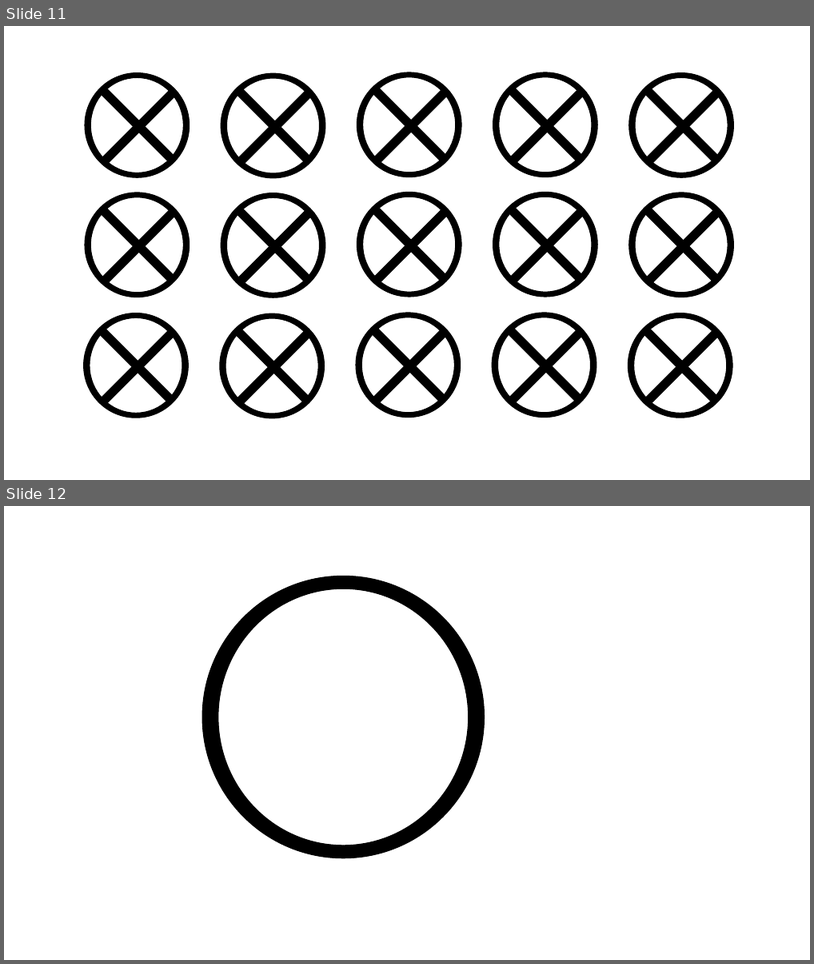
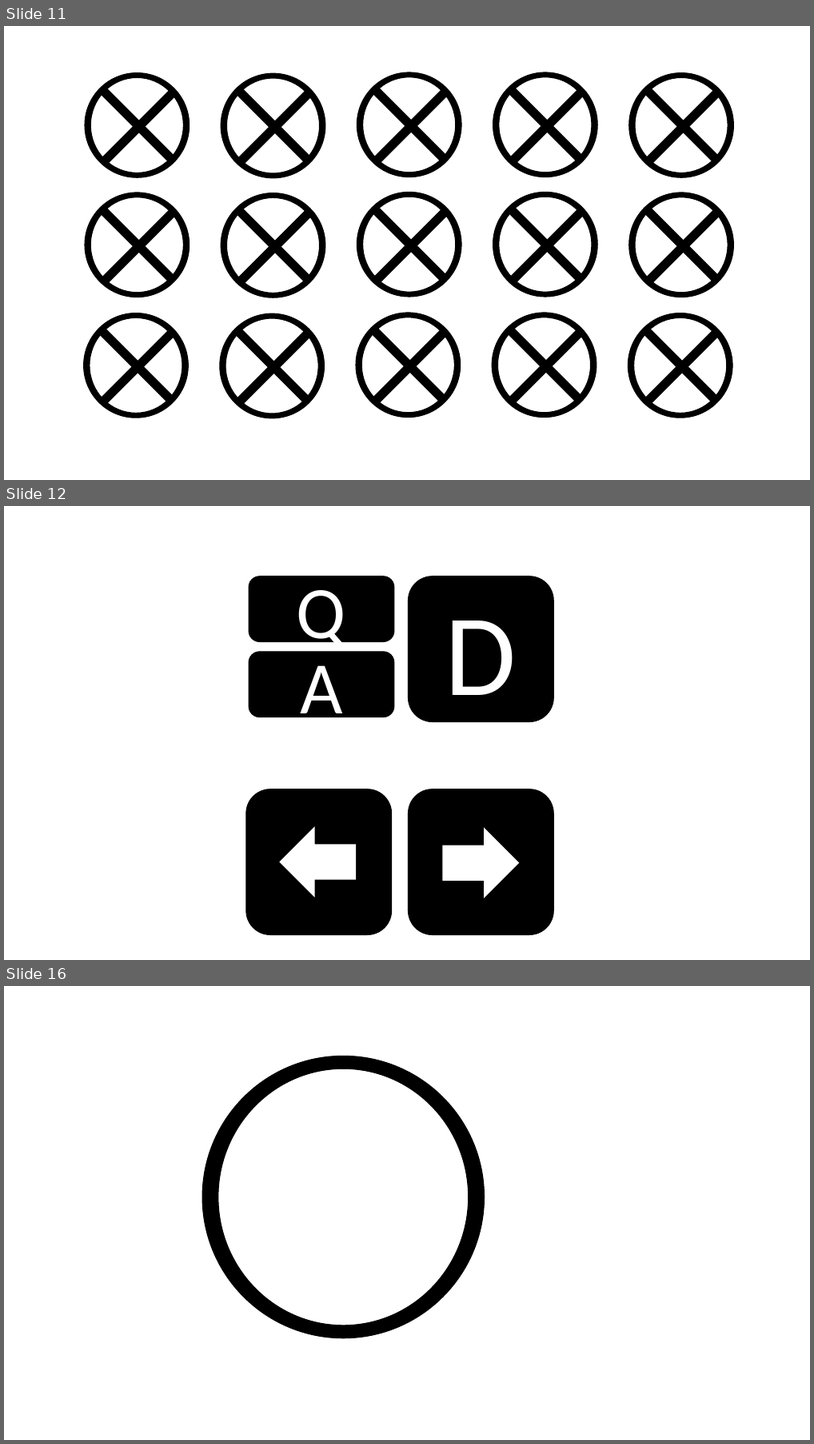
Before and after one commit to Nebulean/Electro-Pong, a slide deck: misc/assets.pptx. Shown one above the other, each under a label of ours: slides 11 and 12 before the commit, slides 11, 12 and 16 after it; the slides between them are not shown. The pictures are 814x964 and 814x1444 pixels, drawn with LibreOffice and Linux fonts; fonts in the diff are those of the drawing. Boxes give left, top, right and bottom in pixels: in the first picture for what was removed or moved away, otherwise in the second. Text is boxed around its words. In the diff, an @@ line names an element or a change of style, - is before the commit and + after.

```diff
--- a/misc/assets.pptx
+++ b/misc/assets.pptx
@@ slide 12 added at (x1=4, y1=506, x2=810, y2=960), background #FFFFFF @@
@@ rounded rectangle added at (x1=249, y1=576, x2=394, y2=641), fill #000000, outline #000000 1 pt, 88 pt, text #FFFFFF @@
+Q
@@ rounded rectangle added at (x1=409, y1=576, x2=554, y2=721), fill #000000, outline #000000 1 pt, 138 pt, text #FFFFFF @@
+D
@@ rounded rectangle added at (x1=249, y1=651, x2=394, y2=716), fill #000000, outline #000000 1 pt, 88 pt, text #FFFFFF @@
+A
@@ group added at (x1=246, y1=789, x2=554, y2=934): 2 rounded rectangles, 2 left arrows @@
@@ what was slide 12 is now slide 16 @@
```
Also in this commit, not shown: 3 other slides added, 16 other files.
